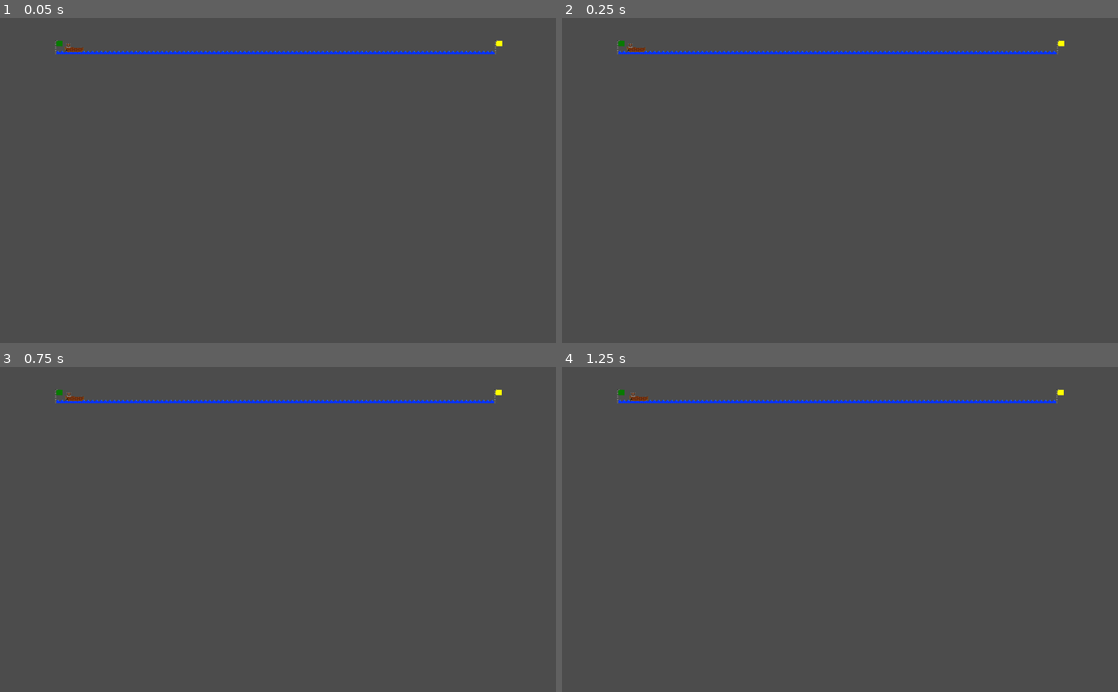
Above: before the commit, frames 1-4 (two rows, left to right).
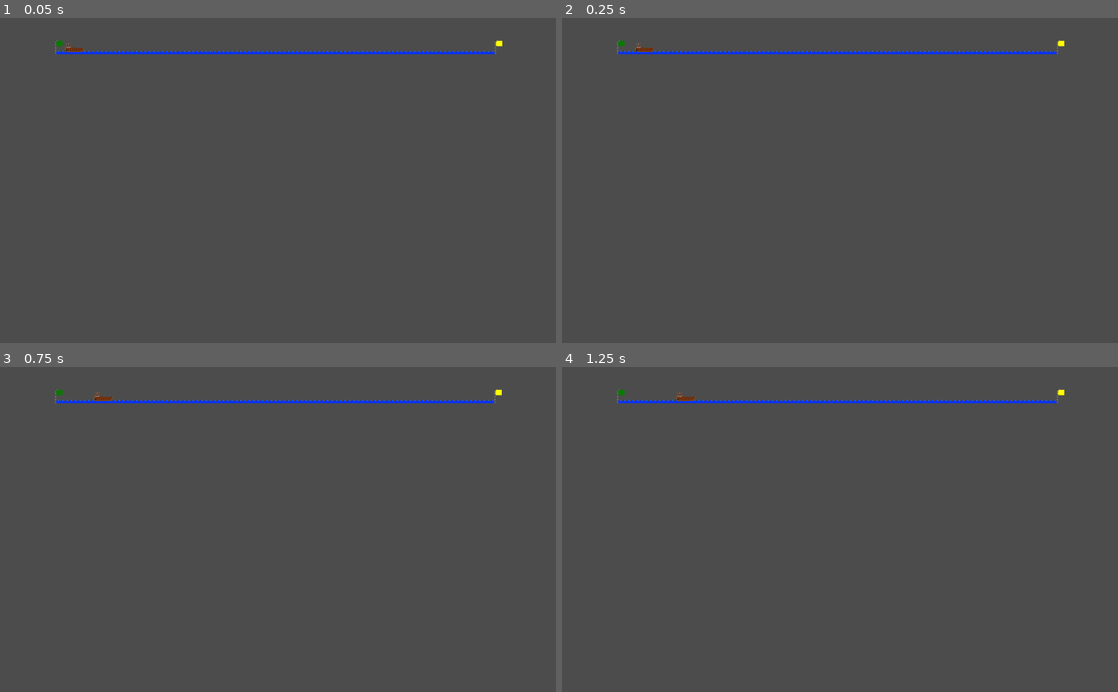
Above: after the commit, the same moments.

Repository: defy-the-kraken/defy-the-kraken
Game: Godot game, scene res://Level.tscn
The game is run twice, just before and just after one commit, with the same random seed, the same clock (stepped at 60 frames per second) and the same inputs. The project has no main scene, so this scene is started directly.
Inputs:
- Up to frame 1 (0.05 s): no input
- Up to frame 2 (0.25 s): no input
- Up to frame 3 (0.75 s): no input
- Up to frame 4 (1.25 s): no input

Frame 1 is identical in both runs. In frame 2, less than 0.1% of the frame differs, in the area x 11-17%, y 7-11%; in frame 3, 0.1%; in frame 4, 0.1%, in the area x 12-91%, y 6-12%.

Commit message:
Level win condition when the ship has reached it's destination

Diff:
--- a/source/HUD.tscn
+++ b/source/HUD.tscn
@@ -103,3 +103,53 @@
 size_flags_horizontal = 3
 size_flags_stretch_ratio = 0.0
 texture = ExtResource( 2 )
+
+[node name="WinScreen" type="Control" parent="."]
+visible = false
+anchor_right = 1.0
+anchor_bottom = 1.0
+__meta__ = {
+"_edit_use_anchors_": false
+}
+
+[node name="Backfill" type="ColorRect" parent="WinScreen"]
+anchor_right = 1.0
+anchor_bottom = 1.0
+color = Color( 0, 0.305882, 0.0196078, 0.623529 )
+__meta__ = {
+"_edit_use_anchors_": false
+}
+
+[node name="VBoxContainer" type="VBoxContainer" parent="WinScreen"]
+anchor_left = 0.5
+anchor_top = 0.5
+anchor_right = 0.5
+anchor_bottom = 0.5
+margin_left = -53.5
+margin_top = -20.0
+margin_right = 53.5
+margin_bottom = 20.0
+alignment = 1
+__meta__ = {
+"_edit_use_anchors_": false
+}
+
+[node name="Label" type="Label" parent="WinScreen/VBoxContainer"]
+margin_right = 107.0
+margin_bottom = 14.0
+text = "LEVEL COMPLETE"
+align = 1
+
+[node name="BtnReplay" type="Button" parent="WinScreen/VBoxContainer"]
+margin_top = 18.0
+margin_right = 107.0
+margin_bottom = 38.0
+text = "Replay"
+
+[node name="BtnMainMenu" type="Button" parent="WinScreen/VBoxContainer"]
+margin_top = 42.0
+margin_right = 107.0
+margin_bottom = 62.0
+text = "Back to Menu"
+[connection signal="button_up" from="WinScreen/VBoxContainer/BtnReplay" to="." method="_on_BtnReplay_button_up"]
+[connection signal="button_up" from="WinScreen/VBoxContainer/BtnMainMenu" to="." method="_on_BtnMainMenu_button_up"]
--- a/source/scripts/Level.gd
+++ b/source/scripts/Level.gd
@@ -1,8 +1,11 @@
 extends Node
 
+# How long is the journey in this level
 export (float) var length = 1000
-export (float) var speed = 10
+# How many steps per second shall the ship take
+export (float) var speed = 100
 
+# How many steps did the ship take so far
 var progress : float = 0
 
 
@@ -11,5 +14,10 @@
 
 
 func _process(delta : float) -> void:
+	# Advance the level progress
 	progress += speed * delta
 	$HUD.set_level_progress(progress / length)
+	# Check if level has been completed
+	if progress >= length:
+		set_process(false)
+		$HUD.show_win_screen()
--- a/source/scripts/hud/HUD.gd
+++ b/source/scripts/hud/HUD.gd
@@ -3,3 +3,15 @@
 
 func set_level_progress(progress : float) -> void:
 	$LevelProgress.set_progress(progress)
+
+
+func show_win_screen() -> void:
+	$WinScreen.visible = true
+
+
+func _on_BtnReplay_button_up():
+	get_tree().reload_current_scene()
+
+
+func _on_BtnMainMenu_button_up():
+	print_debug("Main Menu not yet implemented")
Not shown, added: source/assets/ship/ship-body.png.import
Not shown, added: source/assets/ship/ship-body.svg.import
Not shown, added: source/assets/sprites-Bar/Flag.png.import
Not shown, added: source/assets/sprites-Bar/flag_end.png.import
Not shown, added: source/assets/sprites-Bar/flag_start.png.import
Not shown, added: source/assets/sprites-Bar/ship.png.import
Not shown, added: source/assets/sprites-Bar/wave.png.import
